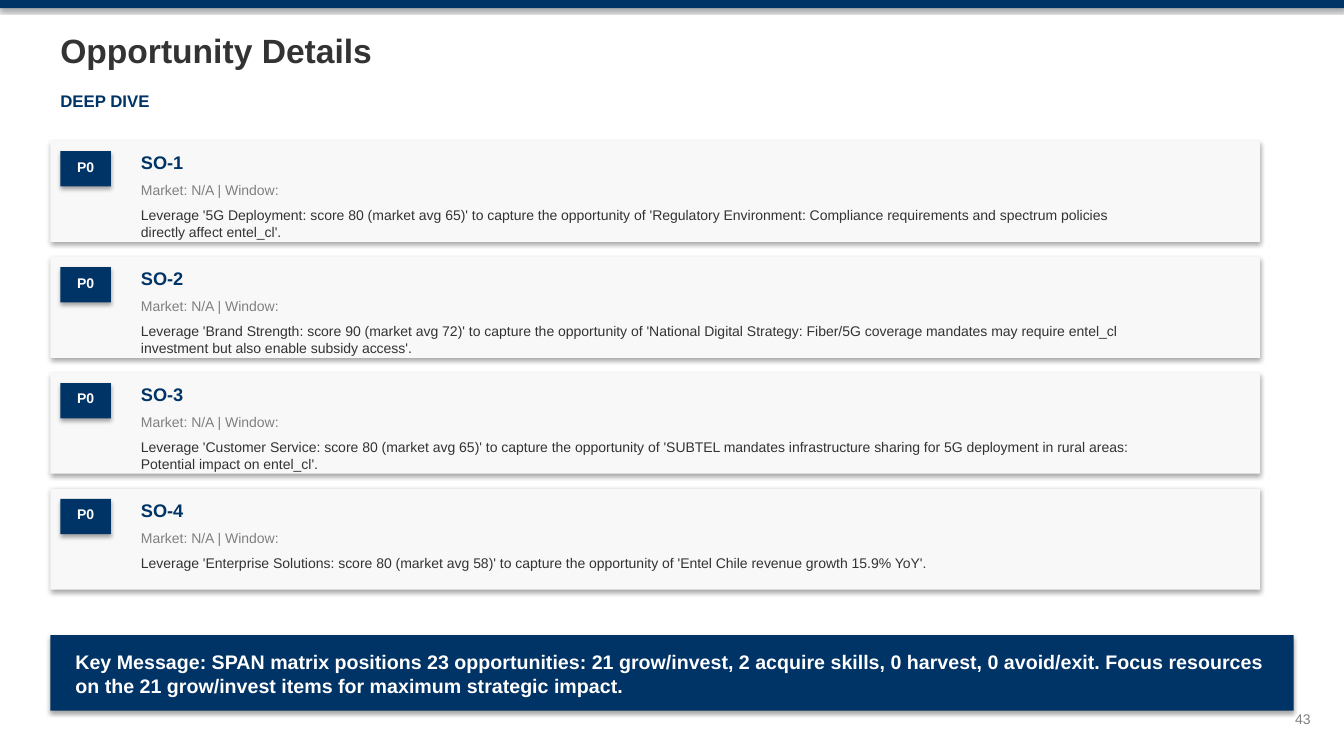
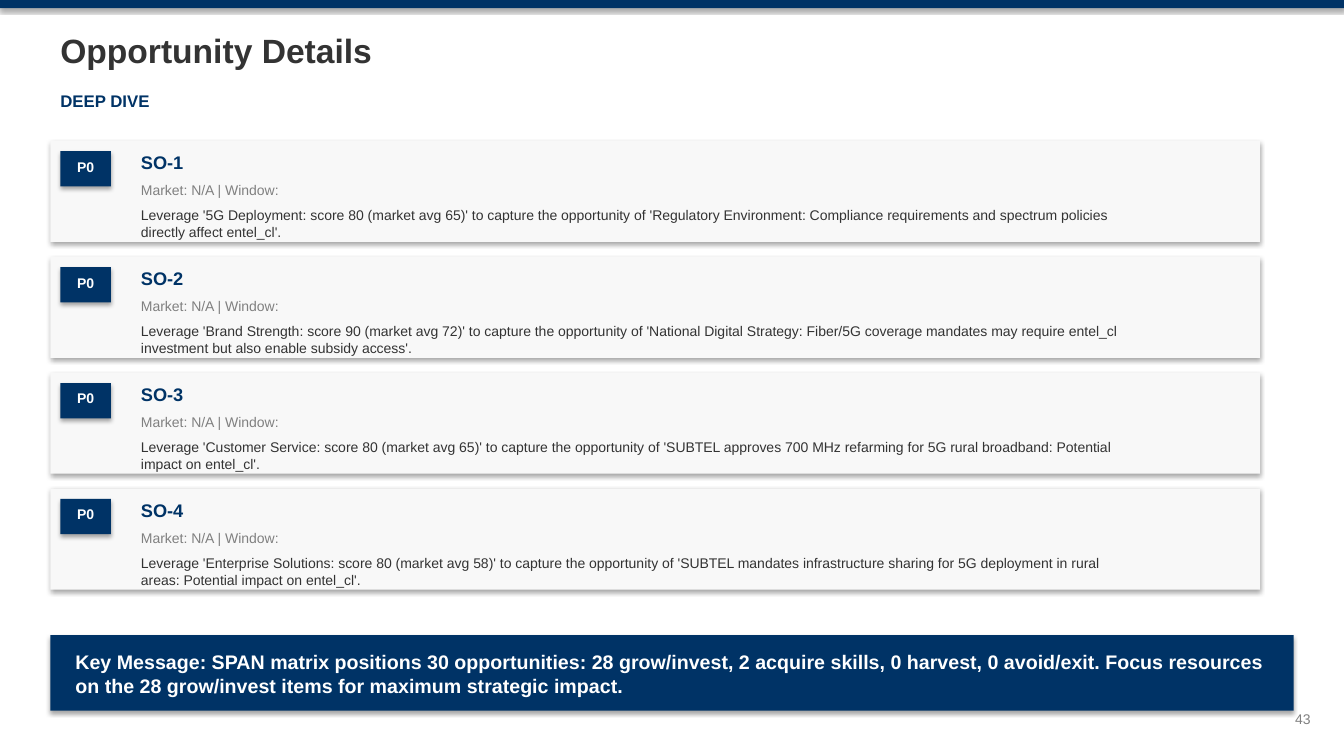
Before and after one commit to mypinseeker/BLM-Financial-Report-Analysis, a slide deck: slide 43 of reports/chile/entel_cl/CQ4_2025/blm_entel_cl_analysis_cq4_2025.pptx. Drawn at 1344x756 pixels with LibreOffice and Linux fonts; fonts in the diff are those of the drawing. Boxes give left, top, right and bottom in pixels: in the first picture for what was removed or moved away, otherwise in the second. Text is boxed around its words. In the diff, an @@ line names an element or a change of style, - is before the commit and + after.

```diff
--- a/reports/chile/entel_cl/CQ4_2025/blm_entel_cl_analysis_cq4_2025.pptx
+++ b/reports/chile/entel_cl/CQ4_2025/blm_entel_cl_analysis_cq4_2025.pptx
@@ text at <box>141,442,1111,472</box>: text changed @@
-Leverage 'Customer Service: score 80 (market avg 65)' to capture the opportunity of 'SUBTEL mandates infrastructure sharing for 5G deployment in rural areas: Potential impact on entel_cl'.
+Leverage 'Customer Service: score 80 (market avg 65)' to capture the opportunity of 'SUBTEL approves 700 MHz refarming for 5G rural broadband: Potential impact on entel_cl'.
@@ text at <box>141,558,1099,588</box>: text changed @@
-Leverage 'Enterprise Solutions: score 80 (market avg 58)' to capture the opportunity of 'Entel Chile revenue growth 15.9% YoY'.
+Leverage 'Enterprise Solutions: score 80 (market avg 58)' to capture the opportunity of 'SUBTEL mandates infrastructure sharing for 5G deployment in rural areas: Potential impact on entel_cl'.
@@ text at <box>75,654,1263,697</box>: text changed @@
-Key Message: SPAN matrix positions 23 opportunities: 21 grow/invest, 2 acquire skills, 0 harvest, 0 avoid/exit. Focus resources on the 21 grow/invest items for maximum strategic impact.
+Key Message: SPAN matrix positions 30 opportunities: 28 grow/invest, 2 acquire skills, 0 harvest, 0 avoid/exit. Focus resources on the 28 grow/invest items for maximum strategic impact.
```
Also in this commit, not shown: 8 other slides changed, 9 other files.
